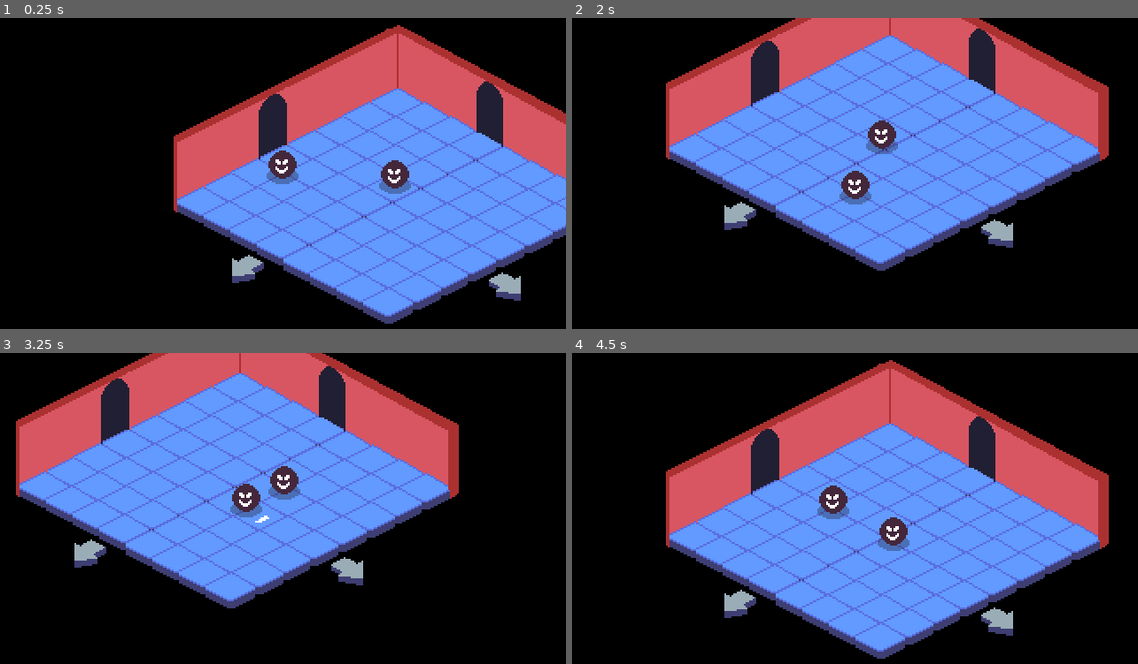
Above: before the commit, frames 1-4 (two rows, left to right).
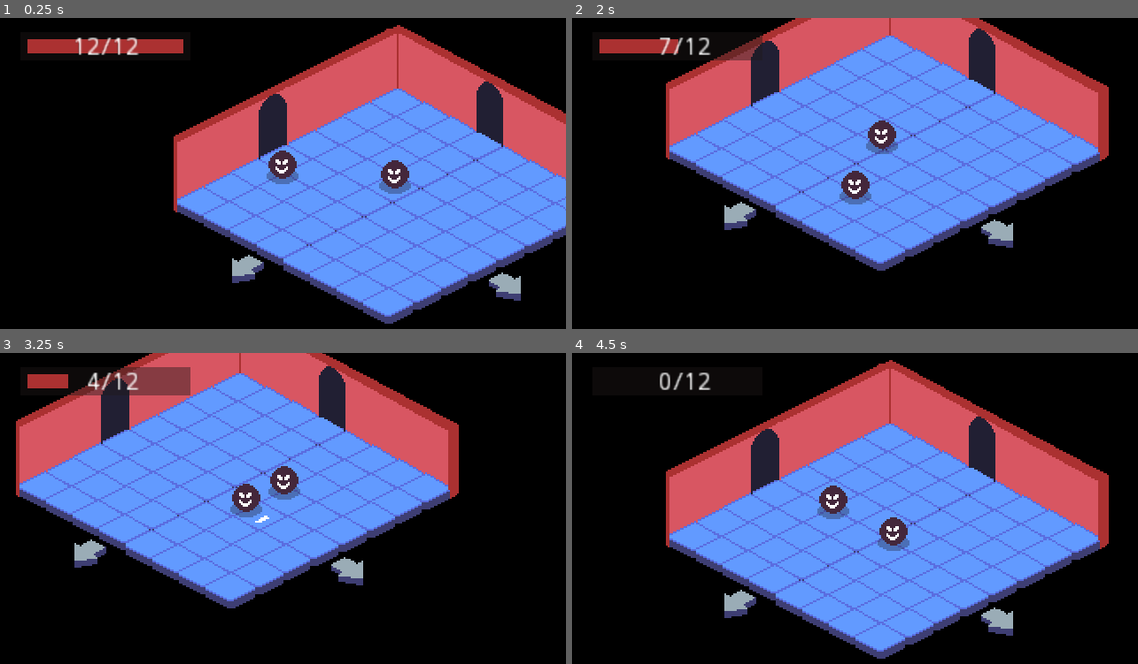
Above: after the commit, the same moments.

Repository: ColmeiaUDESC/gamejaaj6
Game: Godot game, scene res://Cenas/Teste.tscn
Two runs of this game, one before a commit and one after it. Both use one fixed random seed, a clock stepped at 60 frames per second and the inputs below.
Inputs:
- Up to frame 1 (0.25 s): no input
- Up to frame 2 (2 s): hold Right (ui_right) 0.53-1.28 s; tap Space (ui_select) at 0.6, 0.77, 1.07, 1.35, 1.52, 1.82 s; hold Down (ui_down) from 1.28 s (still down)
- Up to frame 3 (3.25 s): release Down (ui_down) at 2.03 s; hold Right (ui_right) 2.03-2.78 s; tap Space (ui_select) at 2.1, 2.85, 3.02 s; hold Up (ui_up) from 2.78 s (still down)
- Up to frame 4 (4.5 s): tap Space (ui_select) at 3.32, 3.6, 3.77, 4.07, 4.35 s; release Up (ui_up) at 3.53 s; hold Left (ui_left) from 3.53 s (still down)

The runs differ from the first frame. In frame 1, 1.3% of the frame differs, in the area x 4-33%, y 6-12%; in frame 2, 1.1%; in frame 3, 1.7%, in the area x 4-34%, y 4-14%; in frame 4, 0.3%.

Commit message:
implementação da barra de hp

Diff:
--- a/Instanciaveis/Jogador.tscn
+++ b/Instanciaveis/Jogador.tscn
@@ -1,7 +1,8 @@
-[gd_scene load_steps=3 format=2]
+[gd_scene load_steps=4 format=2]
 
 [ext_resource path="res://Instanciaveis/Scripts/Jogador.gd" type="Script" id=1]
 [ext_resource path="res://Conteudos/Counteudo-Teste/personagem-teste.png" type="Texture" id=2]
+[ext_resource path="res://UI/HP.tscn" type="PackedScene" id=3]
 
 [node name="Jogador" type="KinematicBody2D" groups=[
 "jogador",
@@ -23,3 +24,14 @@
 [node name="Camera2D" type="Camera2D" parent="."]
 current = true
 smoothing_enabled = true
+
+[node name="UI" type="CanvasLayer" parent="."]
+
+[node name="HP" parent="UI" instance=ExtResource( 3 )]
+
+[node name="Regen_HP" type="Timer" parent="."]
+autostart = true
+
+[node name="Timer" type="Timer" parent="."]
+
+[connection signal="timeout" from="Regen_HP" to="." method="_on_Regen_HP_timeout"]
--- a/Instanciaveis/Scripts/Jogador.gd
+++ b/Instanciaveis/Scripts/Jogador.gd
@@ -2,6 +2,9 @@
 
 export var velocidade = 250
 var movimento = Vector2()
+var vida_max = 12.0
+var vida_atual = 12.0
+var regeneracao = 0.5
 
 func _process(_delta):
 	# Everything works like you're used to in a top-down game
@@ -9,13 +12,27 @@
 
 	if Input.is_action_pressed("ui_up"):
 		direcao += Vector2(0, -1)
+
 	elif Input.is_action_pressed("ui_down"):
 		direcao += Vector2(0, 1)
 
 	if Input.is_action_pressed("ui_left"):
 		direcao += Vector2(-1, 0)
+
 	elif Input.is_action_pressed("ui_right"):
 		direcao += Vector2(1, 0)
 
 	movimento = direcao.normalized() * velocidade
 	movimento = move_and_slide(movimento)
+
+	# Debug
+	if Input.is_action_just_pressed("ui_select"):
+		vida_atual -= 1
+
+
+func _on_Regen_HP_timeout():
+	if (vida_atual + regeneracao) < vida_max:
+		vida_atual += regeneracao
+
+	elif (vida_atual + regeneracao) >= vida_max:
+		vida_atual = vida_max
--- /dev/null
+++ b/UI/HP.gd
@@ -0,0 +1,19 @@
+extends Control
+
+onready var jogador = get_parent().get_parent()
+
+onready var aux_max = 0
+onready var aux_atual = 0
+
+func _process(_delta):
+	#So pra nao ficar mexendo no node sem necessidade
+	if aux_max != jogador.vida_max or aux_atual != jogador.vida_atual:
+		$Valores/Maximo.text = "/%d" % int(jogador.vida_max)
+		$Valores/Atual.text = str(int(jogador.vida_atual))
+
+		# Diminui ou "esvazia" a barra relativa ao tamanho, o float e necessario pois divisao de
+		# inteiros menor que 1 retorna zero
+		$Barra1.set("margin_right",104*(float(jogador.vida_atual)/float(jogador.vida_max)))
+
+		aux_max = jogador.vida_max
+		aux_atual = jogador.vida_atual
--- /dev/null
+++ b/UI/HP.tscn
@@ -0,0 +1,59 @@
+[gd_scene load_steps=2 format=2]
+
+[ext_resource path="res://UI/HP.gd" type="Script" id=1]
+
+[node name="HP" type="Control"]
+margin_right = 40.0
+margin_bottom = 40.0
+script = ExtResource( 1 )
+__meta__ = {
+"_edit_use_anchors_": false
+}
+
+[node name="Barra2" type="ColorRect" parent="."]
+margin_left = 12.0
+margin_top = 8.0
+margin_right = 108.0
+margin_bottom = 24.0
+color = Color( 0.117647, 0.0980392, 0.0980392, 0.439216 )
+__meta__ = {
+"_edit_use_anchors_": false
+}
+
+[node name="Barra1" type="ColorRect" parent="."]
+margin_left = 16.0
+margin_top = 12.0
+margin_right = 104.0
+margin_bottom = 20.0
+color = Color( 0.67451, 0.196078, 0.196078, 1 )
+__meta__ = {
+"_edit_use_anchors_": false
+}
+
+[node name="Valores" type="Control" parent="."]
+margin_right = 40.0
+margin_bottom = 40.0
+__meta__ = {
+"_edit_use_anchors_": false
+}
+
+[node name="Maximo" type="Label" parent="Valores"]
+margin_left = 57.6014
+margin_top = 9.64645
+margin_right = 79.6014
+margin_bottom = 23.6464
+text = "/0"
+__meta__ = {
+"_edit_use_anchors_": false
+}
+
+[node name="Atual" type="Label" parent="Valores"]
+margin_left = 30.9948
+margin_top = 10.0
+margin_right = 56.9948
+margin_bottom = 24.0
+text = "0"
+align = 2
+__meta__ = {
+"_edit_use_anchors_": false
+}
--- a/project.godot
+++ b/project.godot
@@ -55,29 +55,6 @@
 "svg/scale": 1.0
 }
 
-[input]
-
-move_up={
-"deadzone": 0.5,
-"events": [ Object(InputEventKey,"resource_local_to_scene":false,"resource_name":"","device":0,"alt":false,"shift":false,"control":false,"meta":false,"command":false,"pressed":false,"scancode":87,"unicode":0,"echo":false,"script":null)
- ]
-}
-move_left={
-"deadzone": 0.5,
-"events": [ Object(InputEventKey,"resource_local_to_scene":false,"resource_name":"","device":0,"alt":false,"shift":false,"control":false,"meta":false,"command":false,"pressed":false,"scancode":65,"unicode":0,"echo":false,"script":null)
- ]
-}
-move_right={
-"deadzone": 0.5,
-"events": [ Object(InputEventKey,"resource_local_to_scene":false,"resource_name":"","device":0,"alt":false,"shift":false,"control":false,"meta":false,"command":false,"pressed":false,"scancode":68,"unicode":0,"echo":false,"script":null)
- ]
-}
-move_down={
-"deadzone": 0.5,
-"events": [ Object(InputEventKey,"resource_local_to_scene":false,"resource_name":"","device":0,"alt":false,"shift":false,"control":false,"meta":false,"command":false,"pressed":false,"scancode":83,"unicode":0,"echo":false,"script":null)
- ]
-}
-
 [layer_names]
 
 2d_physics/layer_1="cenario"
